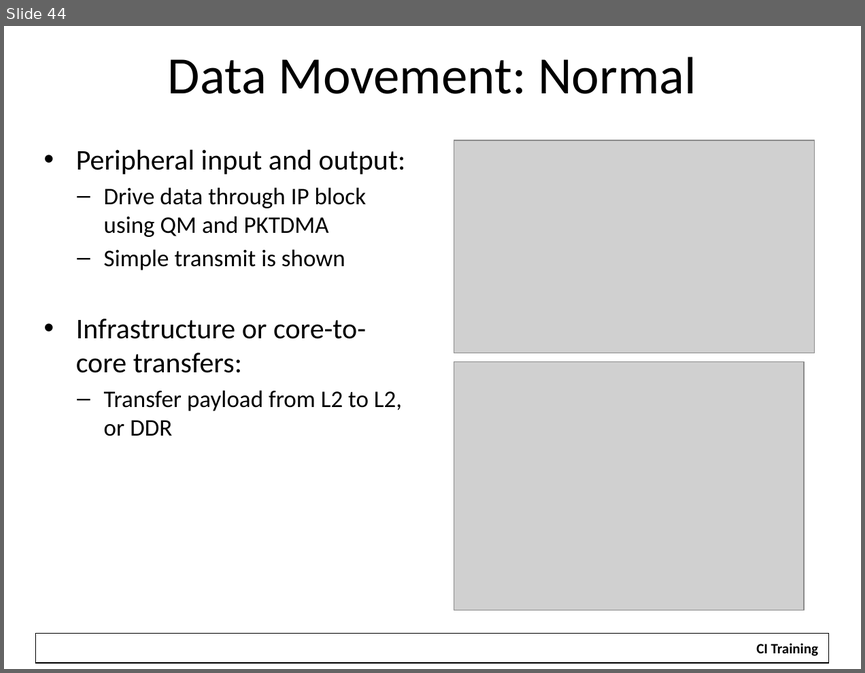
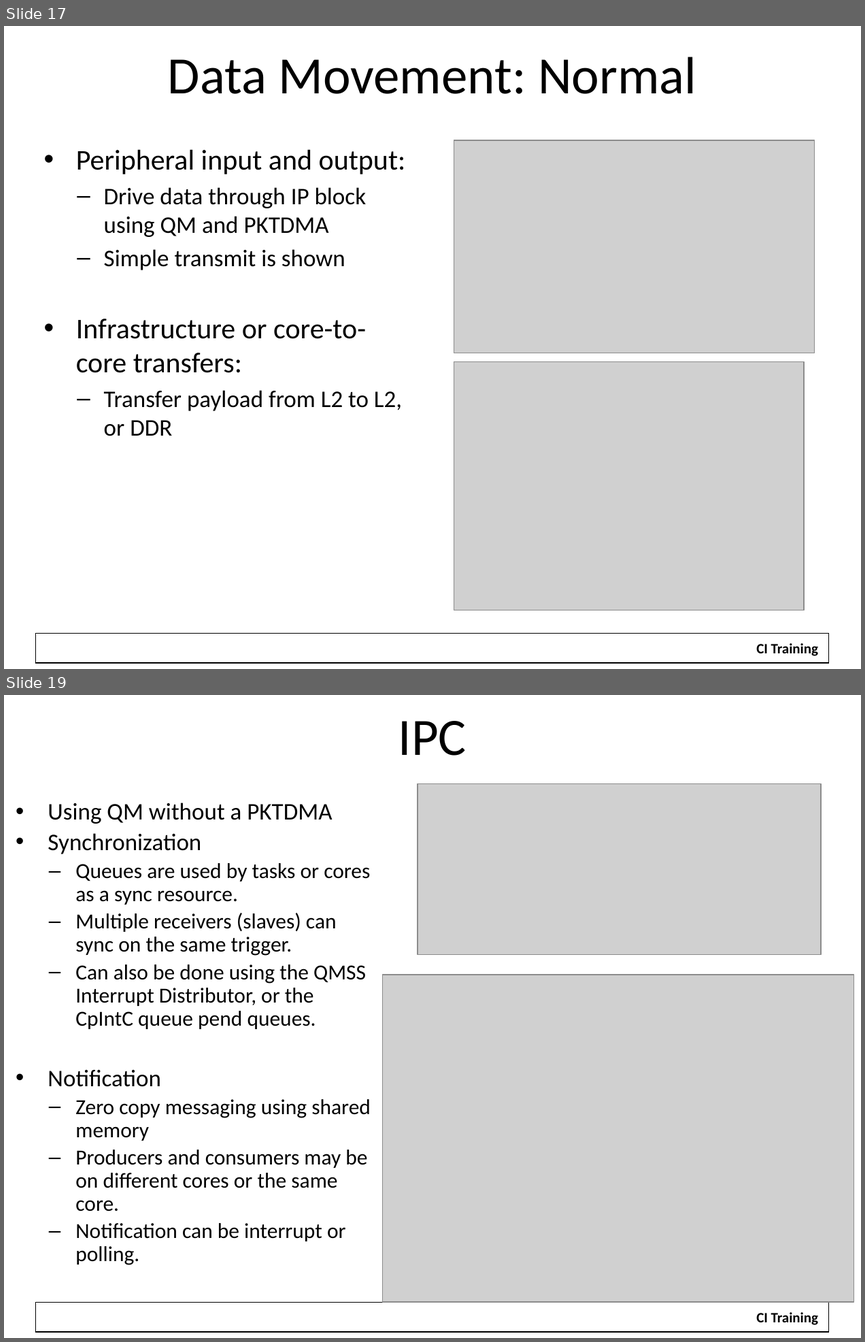
Before and after one commit to hari1989/keystone-workshop, a slide deck: slides/Intro to Multicore Navigator.pptx. Shown one above the other, each under a label of ours: slide 44 before the commit, slides 17 and 19 after it; the slides between them are not shown. The pictures are 865x673 and 865x1342 pixels, drawn with LibreOffice and Linux fonts; fonts in the diff are those of the drawing; grey boxes stand for pictures; background and template pictures are left out. Boxes give left, top, right and bottom in pixels: in the first picture for what was removed or moved away, otherwise in the second. Text is boxed around its words. In the diff, an @@ line names an element or a change of style, - is before the commit and + after.

```diff
--- a/slides/Intro to Multicore Navigator.pptx
+++ b/slides/Intro to Multicore Navigator.pptx
@@ slide 19 added at (x1=4, y1=695, x2=861, y2=1338), background #FFFFFF; not listed: 2 template elements that a slide beside it also shows @@
@@ title added at (x1=398, y1=721, x2=466, y2=756), 44 pt, text #000000 @@
+IPC
@@ picture added at (x1=417, y1=784, x2=821, y2=955) @@
@@ text added at (x1=48, y1=802, x2=371, y2=1265), 18 pt, text #000000 @@
+• Using QM without a PKTDMA
+• Synchronization
+  – Queues are used by tasks or cores as a sync resource.
+  – Multiple receivers (slaves) can sync on the same trigger.
+  – Can also be done using the QMSS Interrupt Distributor, or the CpIntC queue pend queues.
+• Notification
+  – Zero copy messaging using shared memory
+  – Producers and consumers may be on different cores or the same core.
+  – Notification can be interrupt or polling.
@@ picture added at (x1=383, y1=974, x2=854, y2=1302) @@
@@ what was slide 44 is now slide 17 @@
```
Also in this commit, not shown: 5 slides changed, 11 other slides added, 35 slides removed, 24 other files.
